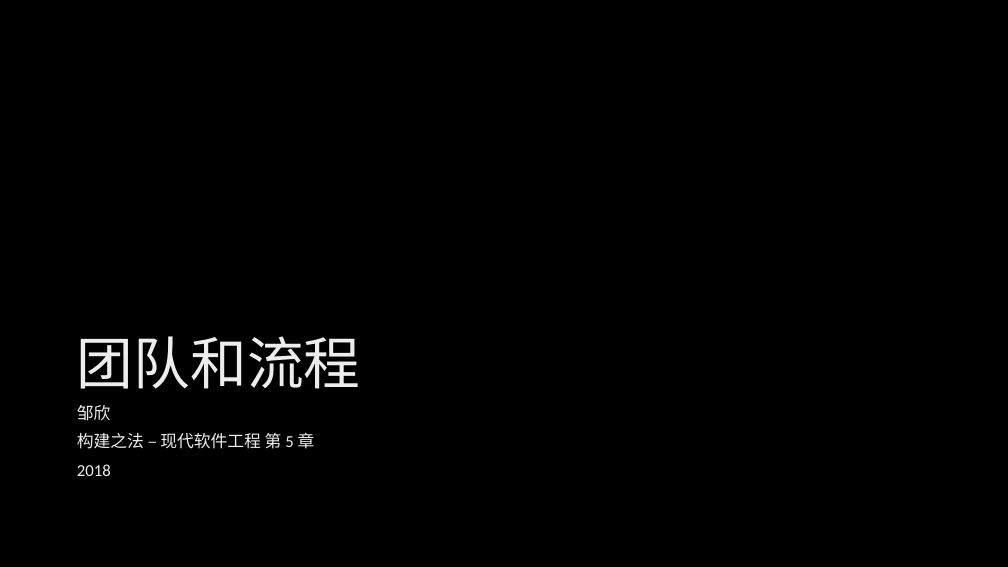
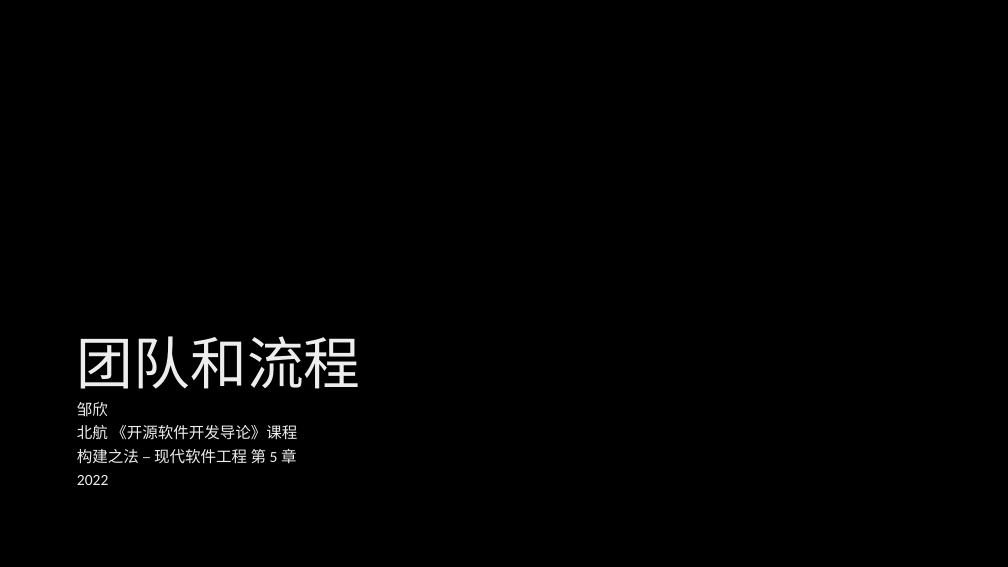
Before and after one commit to xinase/ASE, a slide deck: slide 1 of chapter5/ASE_5_Team_and_Process.pptx. Drawn at 1008x567 pixels with LibreOffice and Linux fonts; fonts in the diff are those of the drawing; background and template pictures are left out. Boxes give left, top, right and bottom in pixels: in the first picture for what was removed or moved away, otherwise in the second. Text is boxed around its words. In the diff, an @@ line names an element or a change of style, - is before the commit and + after.

Commit message:
Update file

```diff
--- a/chapter5/ASE_5_Team_and_Process.pptx
+++ b/chapter5/ASE_5_Team_and_Process.pptx
@@ text at (x1=77, y1=402, x2=297, y2=464): size 16 to 14.8 pt in "邹欣", "构建之法 – 现代软件工程 第 5 章"; line spacing 0.9 to 0.7 @@
@@ text at (x1=77, y1=425, x2=297, y2=440): paragraph added @@
+北航 《开源软件开发导论》课程
@@ text at (x1=77, y1=475, x2=108, y2=485): text changed; size 16 to 14.8 pt @@
-2018
+2022
```
Also in this commit, not shown: 6 other slides changed, 3 slides added.
